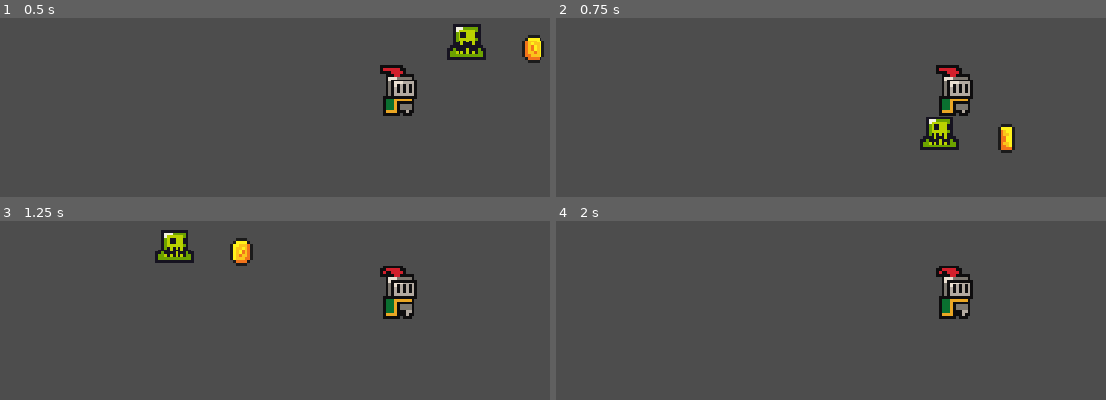
Above: before the commit, frames 1-4 (two rows, left to right).
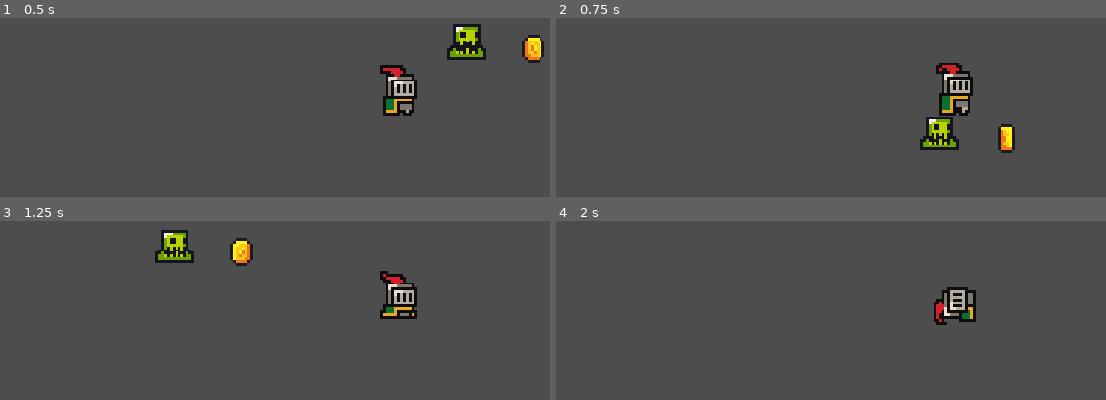
Above: after the commit, the same moments.

Repository: jsjzh/jump-game
Game: Godot game, scene res://src/sences/game.tscn
Same seed, same stepped clock (60 frames per second), same inputs: the game is played once before the commit and once after it. Sound files missing from this copy of the repository are replaced by a short silence.
Inputs:
- Up to frame 1 (0.5 s): no input
- Up to frame 2 (0.75 s): hold Right (right) from 0.53 s (still down); tap X (jump) at 0.6 s
- Up to frame 3 (1.25 s): keep holding Right (right); tap X (jump) at 0.77, 1.07 s
- Up to frame 4 (2 s): keep holding Right (right); tap X (jump) at 1.35, 1.52, 1.82 s

Frame 1 is identical in both runs. In frame 2, 0.7% of the frame differs, in the area x 69-76%, y 25-52%; in frame 3, 1.1%; in frame 4, 1.7%, in the area x 68-77%, y 25-59%.

Commit message:
feat: step

Diff:
--- a/project.godot
+++ b/project.godot
@@ -14,6 +14,10 @@
 run/main_scene="uid://dsog6dx4yid23"
 config/features=PackedStringArray("4.6", "Forward Plus")
 config/icon="res://icon.svg"
+
+[autoload]
+
+GameController="*uid://cdx844exeon5h"
 
 [display]
 
--- a/src/scriprts/player.gd
+++ b/src/scriprts/player.gd
@@ -13,6 +13,7 @@
 
 	# Handle jump.
 	if Input.is_action_just_pressed("jump") and is_on_floor():
+		animated_sprite.play("jump")
 		velocity.y = JUMP_VELOCITY
 
 	# Get the input direction and handle the movement/deceleration.
@@ -24,3 +25,8 @@
 		velocity.x = move_toward(velocity.x, 0, SPEED)
 
 	move_and_slide()
+
+
+func on_attack_by_slime() -> void:
+
+	animated_sprite.play("dead")
--- a/src/scriprts/slime.gd
+++ b/src/scriprts/slime.gd
@@ -1,4 +1,6 @@
 extends Area2D
 
-func _on_body_entered(_body: Node2D) -> void:
-	pass # Replace with function body.
+func _on_body_entered(body: Node2D) -> void:
+	if body.is_in_group("player"):
+		if body.has_method("on_attack_by_slime"):
+			body.on_attack_by_slime()
--- a/src/sences/coin.tscn
+++ b/src/sences/coin.tscn
@@ -2,7 +2,7 @@
 
 [ext_resource type="Texture2D" uid="uid://bped01tsjeycn" path="res://src/assets/sprites/coin.png" id="1_8338l"]
 [ext_resource type="Script" uid="uid://bgqydp7xisio1" path="res://src/scriprts/coin.gd" id="1_n61so"]
-[ext_resource type="AudioStream" uid="uid://b2x4b4lv7j46j" path="res://src/assets/music/pickupCoin.wav" id="3_803p2"]
+[ext_resource type="AudioStream" uid="uid://b2x4b4lv7j46j" path="res://src/assets/sounds/pickupCoin.wav" id="3_803p2"]
 
 [sub_resource type="AtlasTexture" id="AtlasTexture_n61so"]
 atlas = ExtResource("1_8338l")
--- a/src/sences/game.tscn
+++ b/src/sences/game.tscn
@@ -2,6 +2,7 @@
 
 [ext_resource type="PackedScene" uid="uid://wqtduebg4iy8" path="res://src/sences/player.tscn" id="1_6eufb"]
 [ext_resource type="Script" uid="uid://cdx844exeon5h" path="res://src/scriprts/game_controller.gd" id="1_m577r"]
+[ext_resource type="AudioStream" uid="uid://m73dm4jhs3eq" path="res://src/assets/music/time_for_adventure.mp3" id="2_wnnpi"]
 [ext_resource type="PackedScene" uid="uid://bhbbcoictt3b1" path="res://src/sences/coin.tscn" id="3_vntt4"]
 [ext_resource type="PackedScene" uid="uid://dthpkpxlc118c" path="res://src/sences/slime.tscn" id="4_t86ne"]
 
@@ -13,6 +14,10 @@
 
 [node name="GameController" type="Node" parent="." unique_id=1015556156]
 script = ExtResource("1_m577r")
+
+[node name="AudioStreamPlayer" type="AudioStreamPlayer" parent="GameController" unique_id=791315865]
+stream = ExtResource("2_wnnpi")
+autoplay = true
 
 [node name="Level1" type="Node" parent="." unique_id=952970197]
 
--- a/src/sences/player.tscn
+++ b/src/sences/player.tscn
@@ -2,6 +2,9 @@
 
 [ext_resource type="Script" uid="uid://dpyxn5infqinh" path="res://src/scriprts/player.gd" id="1_eabyu"]
 [ext_resource type="Texture2D" uid="uid://b8cmjj8vq3r8d" path="res://src/assets/sprites/knight.png" id="1_ggan6"]
+[ext_resource type="AudioStream" uid="uid://d1c7eitwbgqyx" path="res://src/assets/sounds/hitHurt.wav" id="3_rggqk"]
+[ext_resource type="AudioStream" uid="uid://b55xtmvwkoslc" path="res://src/assets/sounds/jump.wav" id="4_2xjdo"]
+[ext_resource type="AudioStream" uid="uid://c2e3v3cnhbwpd" path="res://src/assets/sounds/Running.mp3" id="5_cevw7"]
 
 [sub_resource type="AtlasTexture" id="AtlasTexture_ovfgh"]
 atlas = ExtResource("1_ggan6")
@@ -302,3 +305,16 @@
 [node name="CollisionShape2D" type="CollisionShape2D" parent="." unique_id=1542398045]
 position = Vector2(0, 6)
 shape = SubResource("CircleShape2D_ggan6")
+
+[node name="Audio" type="Node" parent="." unique_id=755090841]
+
+[node name="Dead" type="AudioStreamPlayer" parent="Audio" unique_id=1007700176]
+stream = ExtResource("3_rggqk")
+
+[node name="Jump" type="AudioStreamPlayer" parent="Audio" unique_id=467064558]
+stream = ExtResource("4_2xjdo")
+
+[node name="Roll" type="AudioStreamPlayer" parent="Audio" unique_id=855692665]
+
+[node name="Run" type="AudioStreamPlayer" parent="Audio" unique_id=778602321]
+stream = ExtResource("5_cevw7")
Not shown, added: src/assets/sounds/Running.mp3.import
Not shown, added: src/assets/sounds/hitHurt.wav.import
Not shown, changed: src/assets/sounds/pickupCoin.wav.import
Not shown, added: src/assets/sounds/powerUp.wav.import
Not shown, removed: src/assets/sounds/power_up.wav.import
Not shown, added: src/assets/sounds/Running.mp3
Not shown, added: src/assets/sounds/hitHurt.wav
Not shown, changed: src/assets/sounds/jump.wav
Not shown, added: src/assets/sounds/pickupCoin.wav
Not shown, added: src/assets/sounds/powerUp.wav
Not shown, removed: src/assets/sounds/power_up.wav
